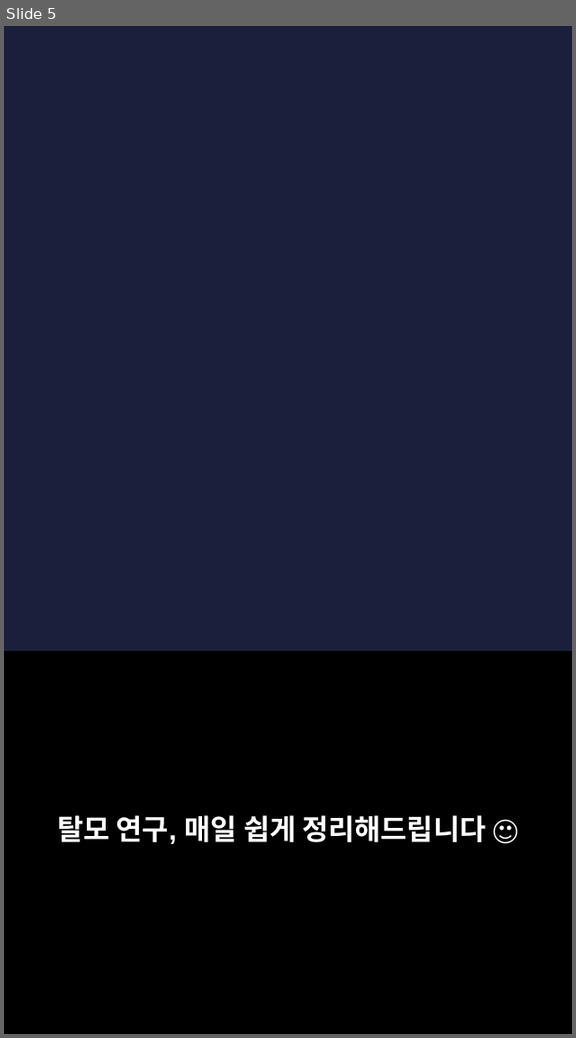
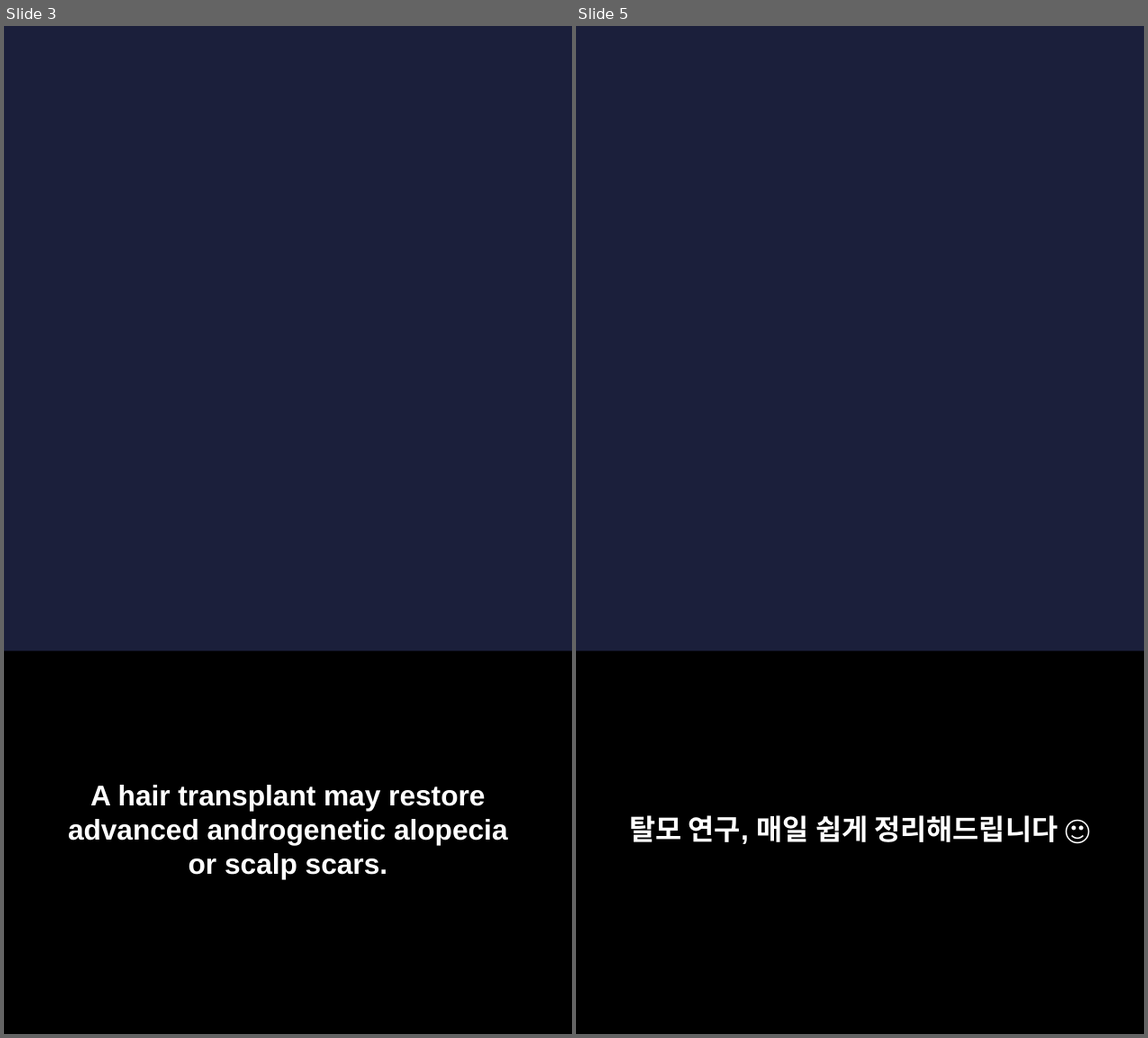
Before and after one commit to hyokang2010-BJ-ANTH/product-builder-test, a slide deck: pwa/data/latest/slides.pptx. Shown side by side, each under a label of ours: slide 5 before the commit, slides 3 and 5 after it; the slides between them are not shown. The pictures are 576x1038 and 1148x1038 pixels, drawn with LibreOffice and Linux fonts; fonts in the diff are those of the drawing; background and template pictures are left out. Boxes give left, top, right and bottom in pixels: in the first picture for what was removed or moved away, otherwise in the second. Text is boxed around its words. In the diff, an @@ line names an element or a change of style, - is before the commit and + after.

```diff
--- a/pwa/data/latest/slides.pptx
+++ b/pwa/data/latest/slides.pptx
@@ slide 3 added at bbox=[4, 26, 572, 1034], background picture (left out) @@
@@ rectangle added at bbox=[4, 652, 572, 1034], fill #000000 @@
@@ text added at bbox=[68, 785, 508, 879], 22 pt, text #FFFFFF, bold @@
+A hair transplant may restore advanced androgenetic alopecia or scalp scars.
```
Also in this commit, not shown: 3 slides changed, 3 other slides added, 5 slides removed, 26 other files.
